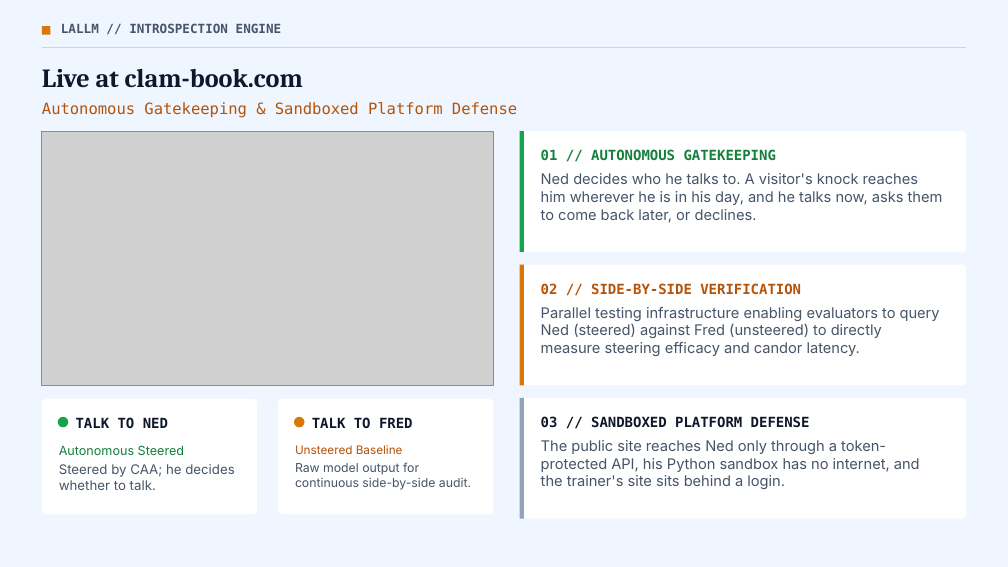
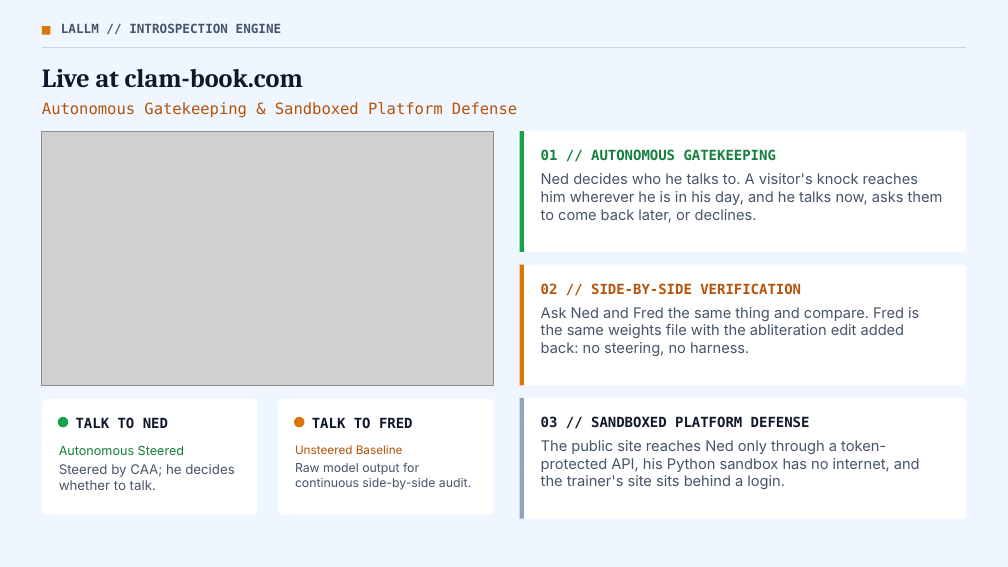
Before and after one commit to mcman2017/LALLM, a slide deck: slide 8 of LALLM-Liberal-Arts-for-LLMs.pptx. Drawn at 1008x567 pixels with LibreOffice and Linux fonts; fonts in the diff are those of the drawing; grey boxes stand for pictures. Boxes give left, top, right and bottom in pixels: in the first picture for what was removed or moved away, otherwise in the second. Text is boxed around its words. In the diff, an @@ line names an element or a change of style, - is before the commit and + after.

```diff
--- a/LALLM-Liberal-Arts-for-LLMs.pptx
+++ b/LALLM-Liberal-Arts-for-LLMs.pptx
@@ text at [541,307,919,356]: text changed @@
-Parallel testing infrastructure enabling evaluators to query Ned (steered) against Fred (unsteered) to directly measure steering efficacy and candor latency.
+Ask Ned and Fred the same thing and compare. Fred is the same weights file with the abliteration edit added back: no steering, no harness.
```
Also in this commit, not shown: 6 other slides changed, 7 other files.
